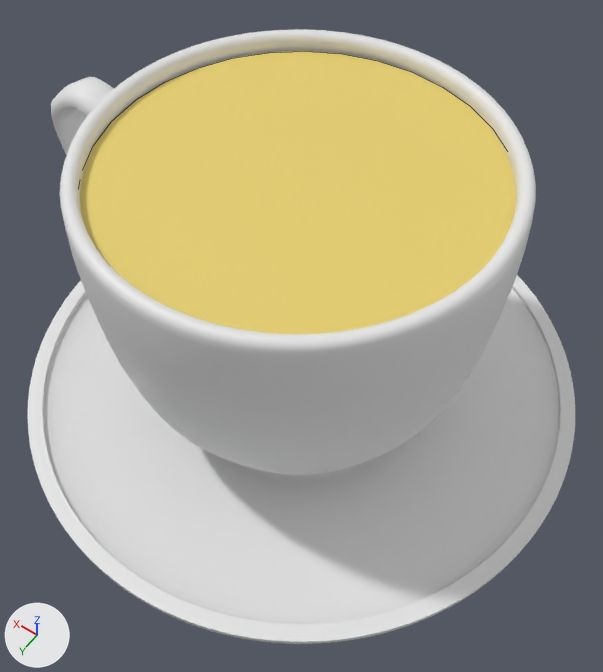
An edit to the FBX model Assets/Objekti/cajnaSalckaTekocina.fbx, drawn before and after from the same camera.
The view is the same before and after, from a 50 mm lens placed at (-0.605, -1.611, 1.138), pointed at (-0.038, -2.406, -0.11). Every picture has the same lights, and +X, +Y and +Z are marked at lower left. Mesh edges are drawn as thin lines on the coarser meshes.
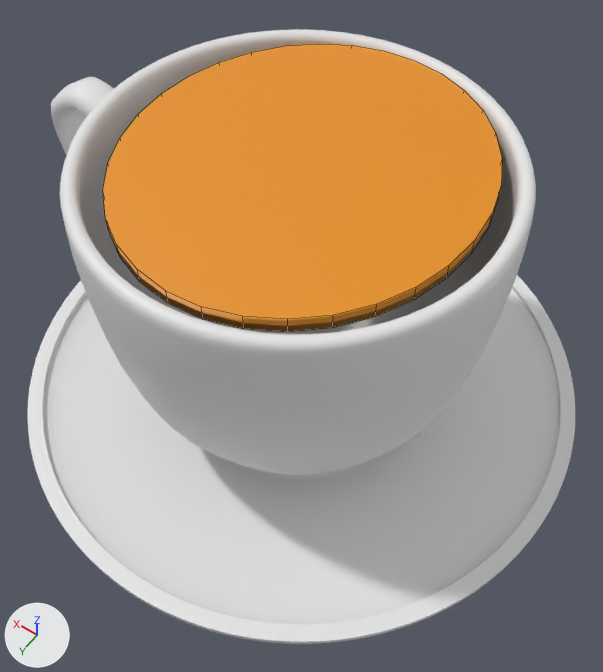
What differs and where, as boxes [x1, y1, x2, y2] in the pictures (603 x 672 px):
'Cylinder.004', recoloured, moved, rescaled (8% narrower)
    before: [80, 51, 516, 334]
    after: [103, 44, 502, 332]

What changed in the scene script:
```text
Add mat_material_001:
    mat_material_001 = principled_material('Material.001')
    mat_material_001.base_color = (0.801, 0.288, 0.0106)  # orange #e7921a
Change me_cylinder:
    where me_cylinder.from_pydata(...)  # 64 vertices, 34 faces; spans x -1.0..1.0, y -1.0..1.0, z -1.0..1.0
    remove me_cylinder.materials.append(mat_material)  # yellow #e7cf6e
    add me_cylinder.materials.append(mat_material_001)  # orange #e7921a
Change ob_cylinder_004:
    ob_cylinder_004.location: (0.0, -2.452, 0.223) -> (0.002, -2.472, 0.235)
    ob_cylinder_004.scale: (0.354, 0.354, 0.00502) -> (0.307, 0.34, 0.0137)
```
